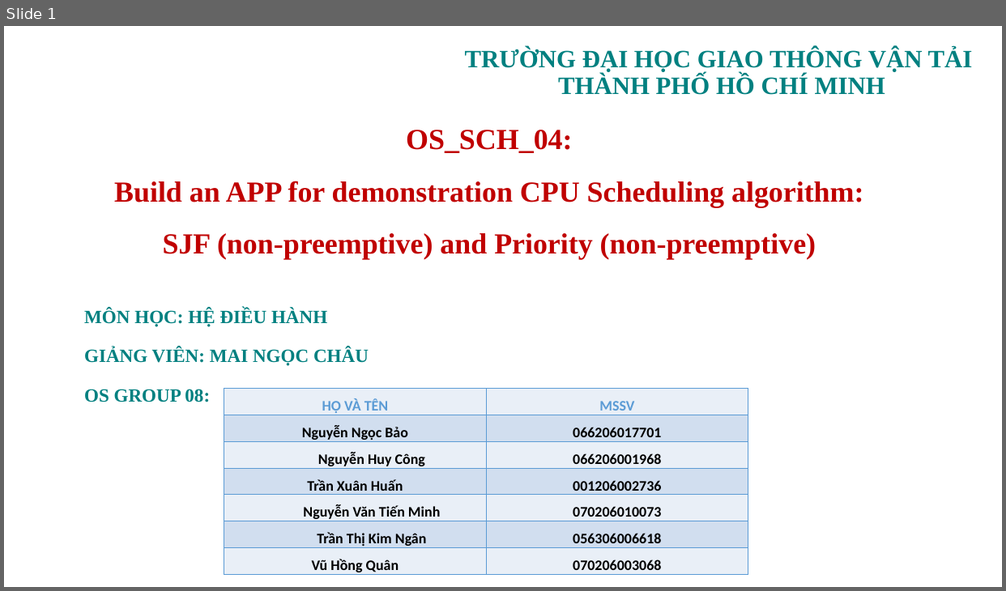
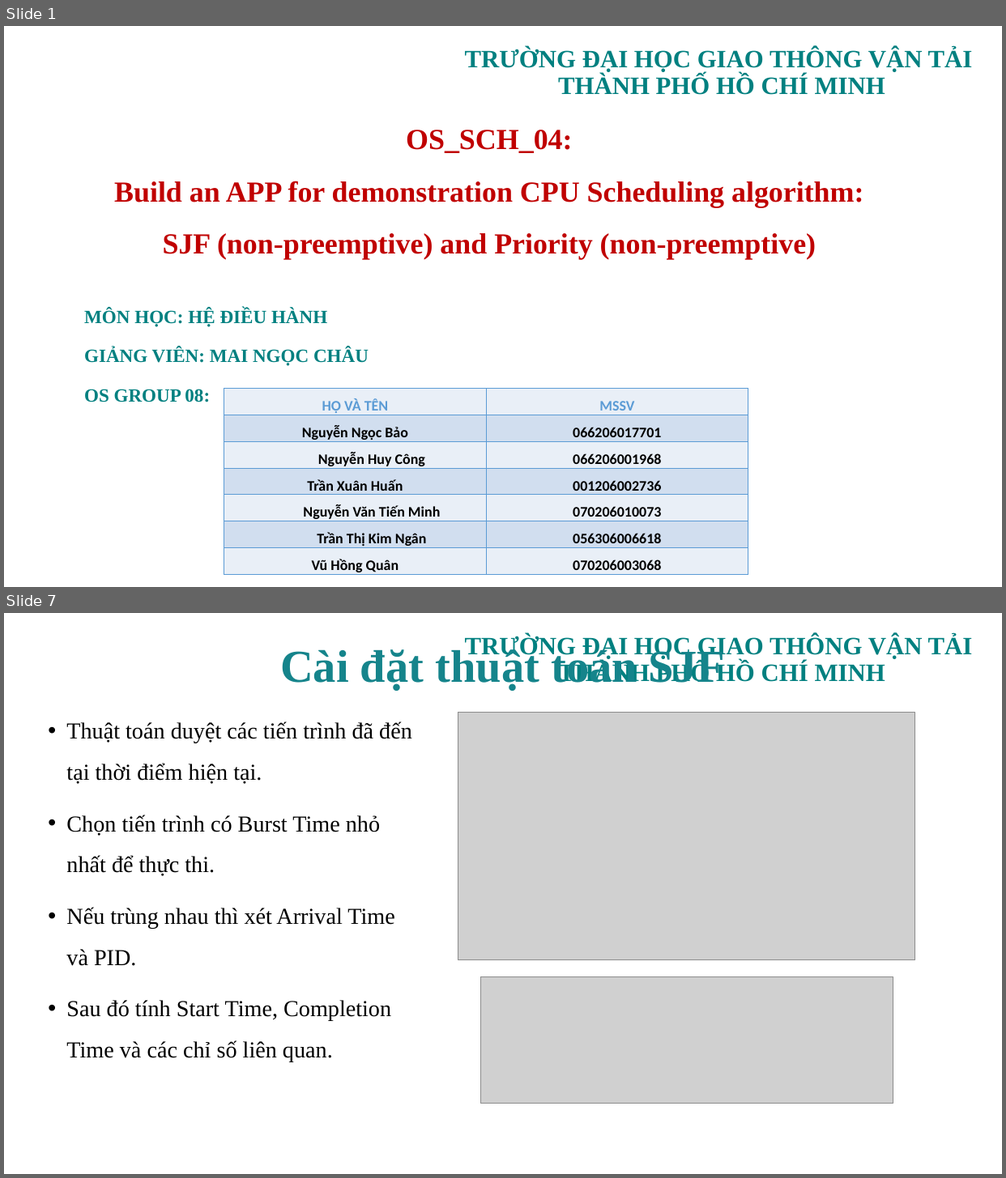
Before and after one commit to tkimngan040/OS_Group08_OS_SCH_04, a slide deck: PPTX/OS_SCH_04_GROUP08.pptx. Shown one above the other, each under a label of ours: slide 1 before the commit, slides 1 and 7 after it; the slides between them are not shown. The pictures are 1006x591 and 1006x1178 pixels, drawn with LibreOffice and Linux fonts; fonts in the diff are those of the drawing; grey boxes stand for pictures; background and template pictures are left out. Boxes give left, top, right and bottom in pixels: in the first picture for what was removed or moved away, otherwise in the second. Text is boxed around its words. In the diff, an @@ line names an element or a change of style, - is before the commit and + after.

```diff
--- a/PPTX/OS_SCH_04_GROUP08.pptx
+++ b/PPTX/OS_SCH_04_GROUP08.pptx
@@ slide 7 added at box(4, 613, 1002, 1174), background picture (left out); not listed: 1 template element that a slide beside it also shows @@
@@ title added at box(280, 646, 725, 691), 44 pt, text #15848B, bold @@
+Cài đặt thuật toán SJF
@@ text added at box(66, 722, 412, 1063), 22 pt, text #000000 @@
+• Thuật toán duyệt các tiến trình đã đến tại thời điểm hiện tại.
+• Chọn tiến trình có Burst Time nhỏ nhất để thực thi.
+• Nếu trùng nhau thì xét Arrival Time và PID.
+• Sau đó tính Start Time, Completion Time và các chỉ số liên quan.
@@ picture added at box(458, 713, 916, 960) @@
@@ picture added at box(480, 977, 893, 1103) @@
@@ page number added at box(710, 1133, 934, 1163), 12 pt, text #FFFFFF @@
+7
```
Also in this commit, not shown: 1 slide changed, 11 other slides added, 19 slides removed.
